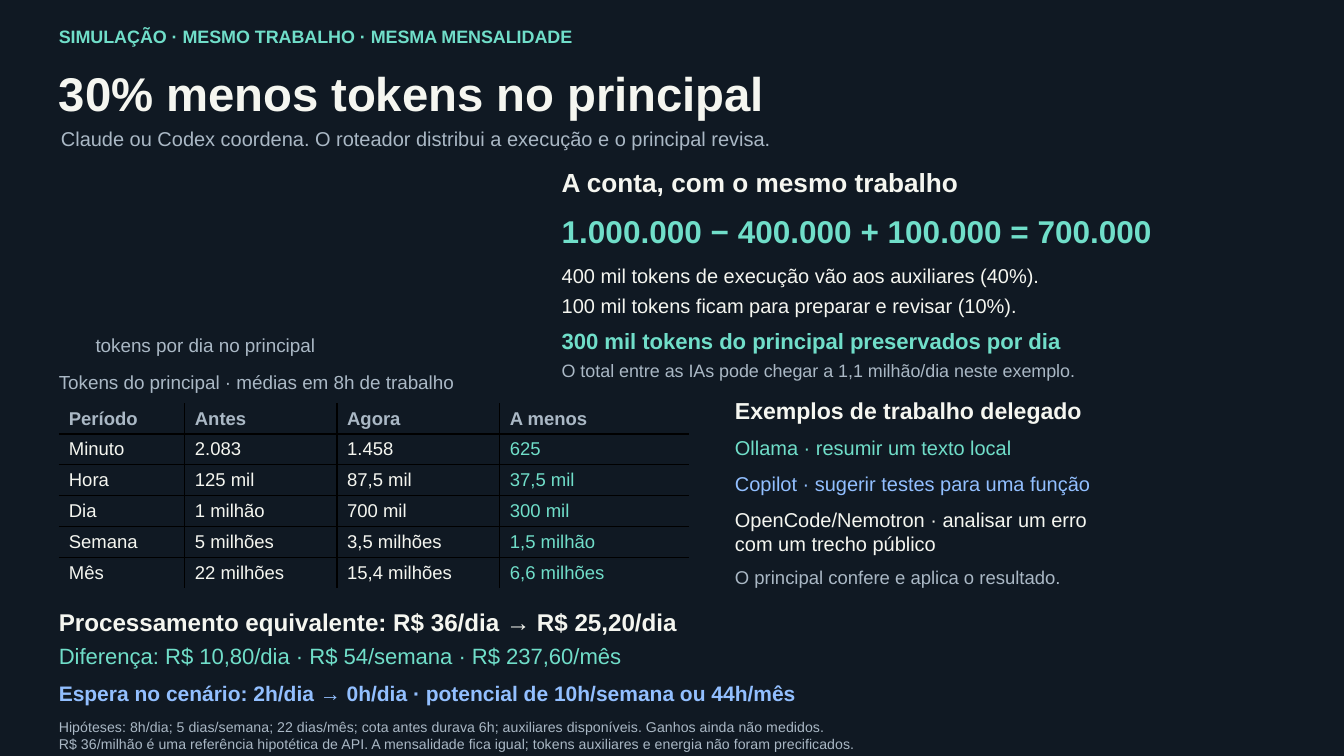
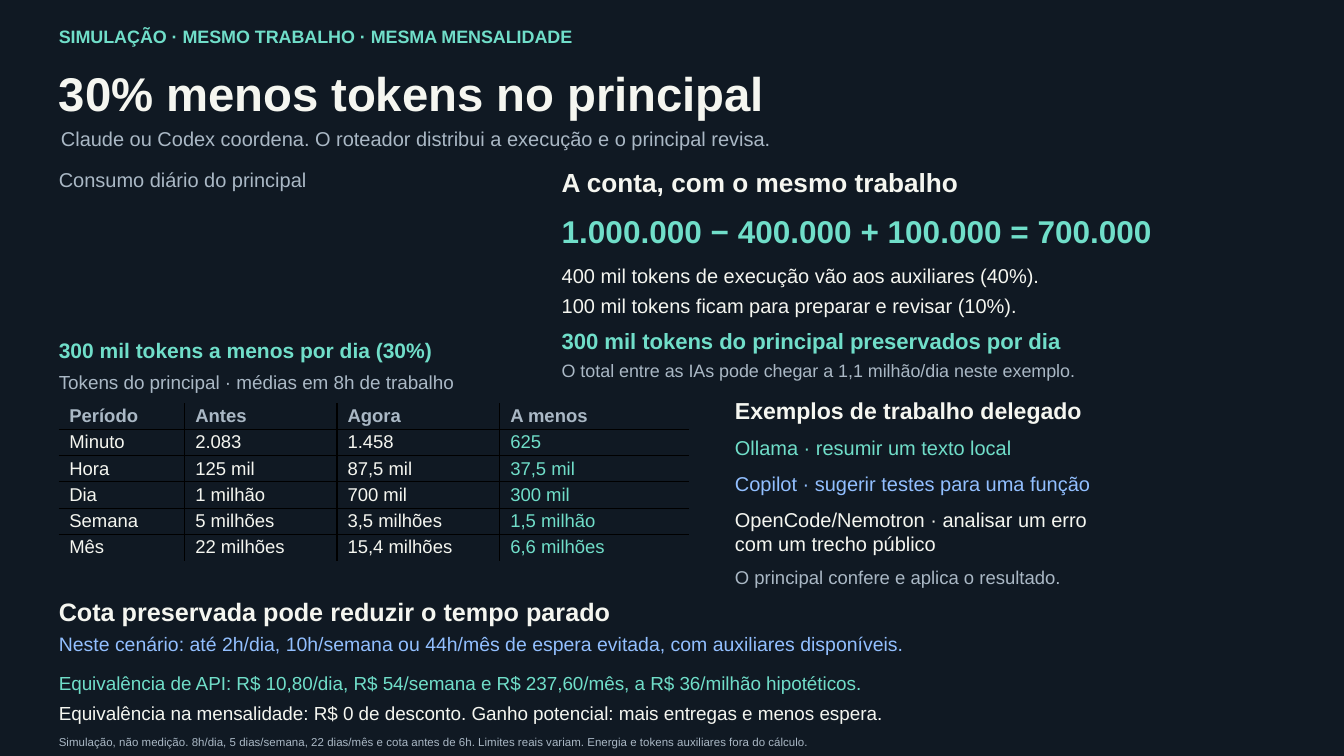
Before and after one commit to nicholasbirochi/Cerebro, a slide deck: slide 1 of media/one-pager.pptx. Drawn at 1344x756 pixels with LibreOffice and Linux fonts; fonts in the diff are those of the drawing. Boxes give left, top, right and bottom in pixels: in the first picture for what was removed or moved away, otherwise in the second. Text is boxed around its words. In the diff, an @@ line names an element or a change of style, - is before the commit and + after.

Commit message:
chore: highlight the presentation and clarify API and subscription equivalence

```diff
--- a/media/one-pager.pptx
+++ b/media/one-pager.pptx
@@ text added at [59,172,306,191], 14.2 pt, text #AAB8C5 @@
+Consumo diário do principal
@@ text at [59,342,432,362]: text changed; size 13.5 to 15 pt; text colour #AAB8C5 to #70DEC9; bold on @@
-tokens por dia no principal
+300 mil tokens a menos por dia (30%)
@@ table: place and size @@
-table at [58,403,689,586]
+table at [58,403,689,561]
@@ text removed at [59,613,677,636] @@
-Processamento equivalente: R$ 36/dia → R$ 25,20/dia
@@ text added at [59,602,610,627], 18 pt, text #F5F6F0, bold @@
+Cota preservada pode reduzir o tempo parado
@@ text at [59,636,903,655]: text changed; size 15 to 13.9 pt; bold off @@
-Espera no cenário: 2h/dia → 0h/dia · potencial de 10h/semana ou 44h/mês
+Neste cenário: até 2h/dia, 10h/semana ou 44h/mês de espera evitada, com auxiliares disponíveis.
@@ text at [59,676,861,694]: text changed; size 15.8 to 13.5 pt @@
-Diferença: R$ 10,80/dia · R$ 54/semana · R$ 237,60/mês
+Equivalência de API: R$ 10,80/dia, R$ 54/semana e R$ 237,60/mês, a R$ 36/milhão hipotéticos.
@@ text added at [59,706,883,724], 13.5 pt, text #F5F6F0 @@
+Equivalência na mensalidade: R$ 0 de desconto. Ganho potencial: mais entregas e menos espera.
@@ text at [59,737,807,749]: text changed; size 10.1 to 8.2 pt @@
-Hipóteses: 8h/dia; 5 dias/semana; 22 dias/mês; cota antes durava 6h; auxiliares disponíveis. Ganhos ainda não medidos.
-R$ 36/milhão é uma referência hipotética de API. A mensalidade fica igual; tokens auxiliares e energia não foram precificados.
+Simulação, não medição. 8h/dia, 5 dias/semana, 22 dias/mês e cota antes de 6h. Limites reais variam. Energia e tokens auxiliares fora do cálculo.
```
Also in this commit, not shown: 2 other files.
